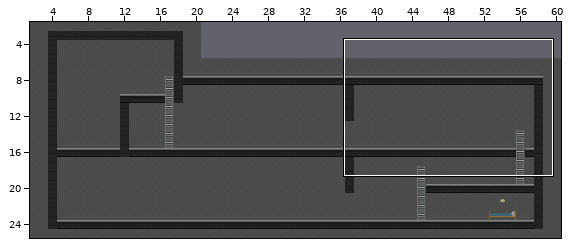
Tiled map -- resources/tilemap/zona_shelter.tmx. The first picture is a wide view before the edit; the outline marks the close-up.
Close-up. Earlier state:
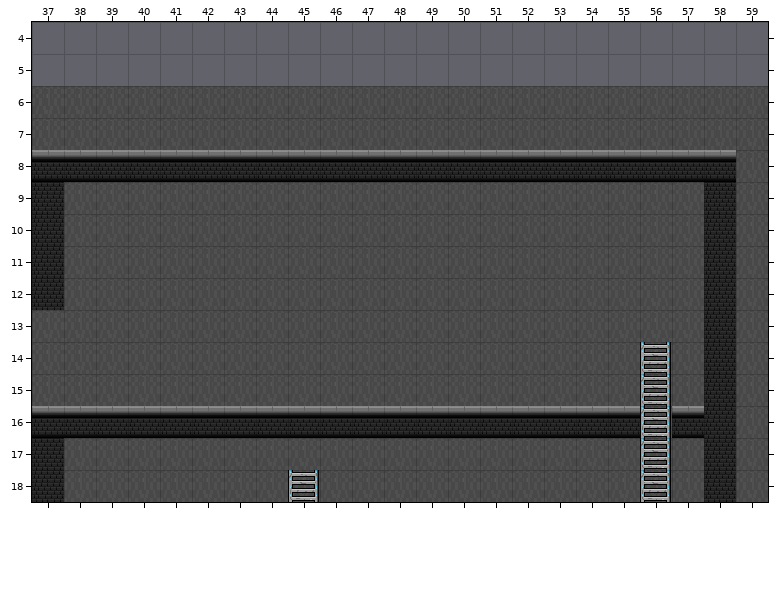
Cells are 32x32 px. Shown: x 37..59, y 4..18. The commit also changed other parts of the map, which this record leaves out.
After the commit:
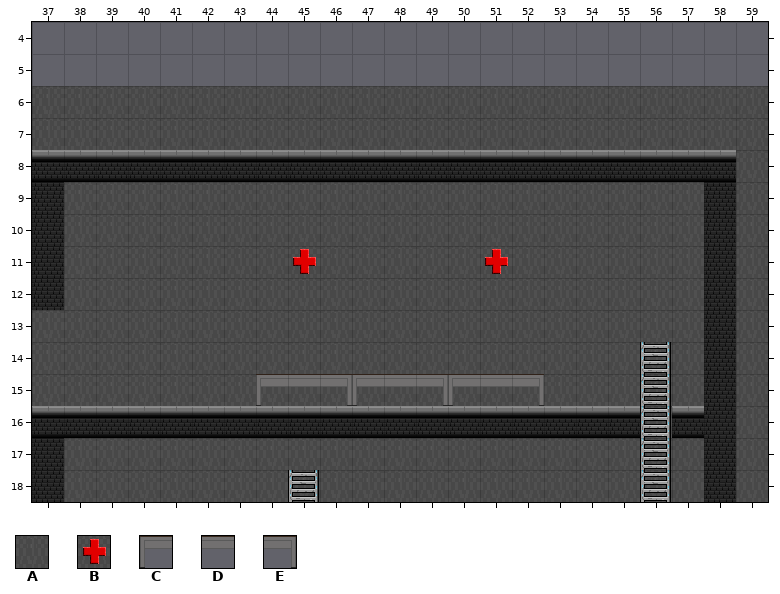
Key: from "template_tileset": A 27, B 66, C 127, D 128, E 129.
_ is an empty cell, . an unchanged one.
The edit:
--- layer "Fondo"
@@ x 45..51 @@
-11 A.....A
+11 B.....B
--- layer "Elements"
@@ x 44..52 @@
-15 _________
+15 CDECDECDE
Changed places in both close-ups, as pixel boxes (x1, y1, x2, y2):
changed: (293, 249, 316, 274)
changed: (485, 249, 508, 274)
added: (256, 374, 544, 406)
